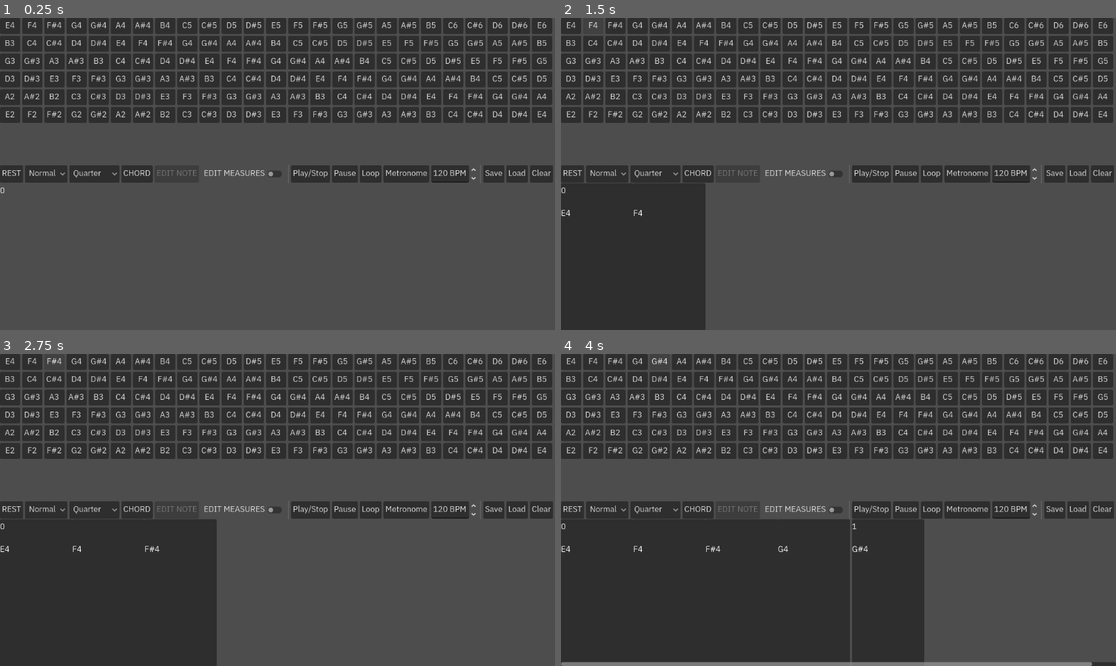
Above: before the commit, frames 1-4 (two rows, left to right).
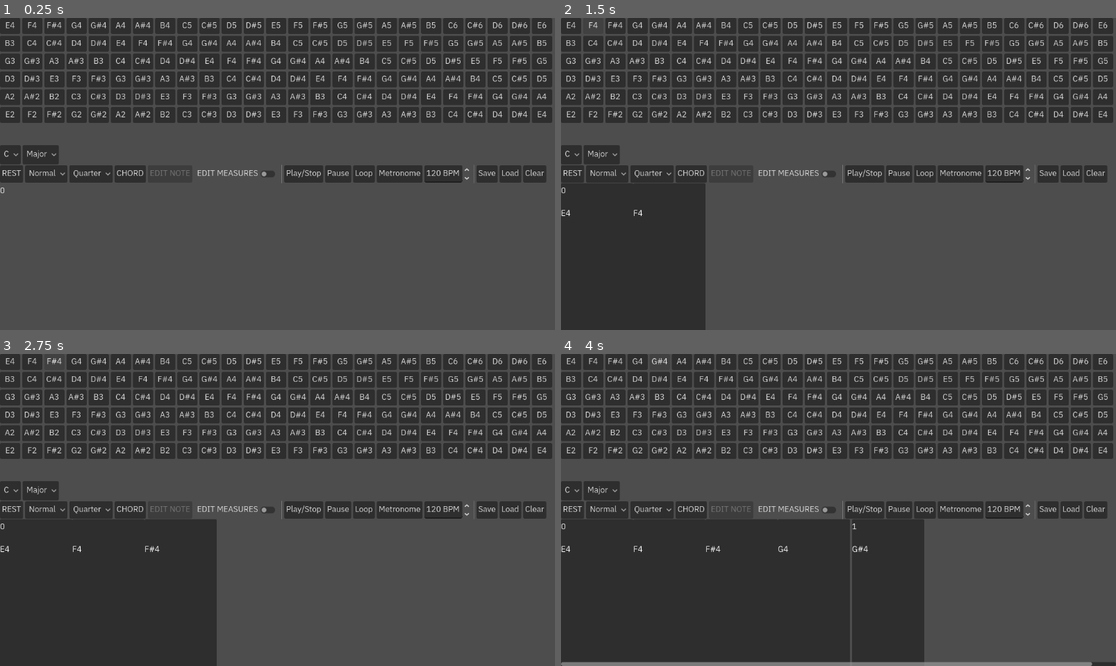
Above: after the commit, the same moments.

Repository: TetroTheo/GuitarMaster
Game: Godot game, scene res://test.tscn
Two runs of this game, one before a commit and one after it. Both use one fixed random seed, a clock stepped at 60 frames per second and the inputs below. Sound files missing from this copy of the repository are replaced by a short silence.
Inputs:
- Up to frame 1 (0.25 s): no input
- Up to frame 2 (1.5 s): click "E4" at 0.5 s; click "F4" at 1.25 s
- Up to frame 3 (2.75 s): click "F#4" at 2 s
- Up to frame 4 (4 s): click "G4" at 2.75 s; click "G#4" at 3.5 s

The runs differ from the first frame. In frame 1, 1.8% of the frame differs, in the area x 0-100%, y 40-54%; in frame 2, 1.8%; in frame 3, 1.8%; in frame 4, 1.8%.

Commit message:
fixed the issue where changing tempo mid-song would cause delays because the song position and stored position variables were not rescaled. also, changing one metronome value will fill the next metronome values, like a paint bucket! now, it's time to work on fixing the duplication script...

Diff:
--- a/communicator.gd
+++ b/communicator.gd
@@ -24,6 +24,25 @@
 var last_metronome_tick_position := 0.0
 var last_metronome_tick_duration := 0.0
 var metronome_on := false
+## I copied this over from the old script.
+## is it inconvenient? yes! but it works!
+## though, these should probably be made resources in the future.
+const interval_presets = [
+	[0, 2, 4, 5, 7, 9, 11], #major
+	[0, 2, 3, 5, 7, 8, 10], #minor
+	[0, 2, 4, 7, 9], #pent major
+	[0, 3, 5, 7, 10], # pent minor
+	[0, 2, 3, 5, 7, 9, 10], # dorian
+	[0, 1, 3, 5, 7, 8, 10], # phrygian
+	[0, 2, 4, 6, 7, 9, 11], # lydian
+	[0, 2, 4, 5, 7, 9, 10], # mixolydian
+	[0, 1, 3, 5, 6, 8, 10], # locrian
+	[0, 2, 3, 5, 7, 8, 11], # harmonic
+	[0, 2, 3, 5, 7, 9, 11], # melodic
+	[0, 1, 2, 3, 4, 5, 6, 7, 8, 9, 10, 11] # chromatic
+]
+var selected_interval_key := 0
+var selected_pitch_key := 0
 
 ## so that we can connect to the track, so that it will tell us when a measure is deleted
 func _ready() -> void:
@@ -239,7 +258,21 @@
 					stop_song()
 					break
 			## if we made it here, we're still playing! we should change the tempo!
+			## undo normalization
+			song_position *= 4 * 60.0 / BPM
+			last_song_note_position *= 4 * 60.0 / BPM
+			last_metronome_tick_position *= 4 * 60.0 / BPM
+			## will this help?
+			last_song_note_duration *= 4 * 60.0 / BPM
+			last_metronome_tick_duration *= 4 * 60.0 / BPM
 			BPM = song.measure_packages[song_measure_index].tempo
+			## re-scale all position variables that depended on the song position,
+			## as well as the song position itself
+			song_position /= 4 * 60.0 / BPM
+			last_song_note_position /= 4 * 60.0 / BPM
+			last_metronome_tick_position /= 4 * 60.0 / BPM
+			last_song_note_duration /= 4 * 60.0 / BPM
+			last_metronome_tick_duration /= 4 * 60.0 / BPM
 
 
 ## stops the song
@@ -309,3 +342,11 @@
 
 func _on_metronome_toggled(toggled_on: bool) -> void:
 	metronome_on = toggled_on
+
+
+func _on_pitch_key_item_selected(index: int) -> void:
+	selected_pitch_key = index
+
+
+func _on_interval_key_item_selected(index: int) -> void:
+	selected_interval_key = index
--- a/test-measure.gd
+++ b/test-measure.gd
@@ -16,12 +16,13 @@
 
 ## the sheet calls this when making a new measure, so that the new measure may
 ## bind all of its editing buttons directly to that sheet.
-func connect_editing_buttons(sheet):
+func connect_editing_buttons(sheet : Track):
 	$HBoxContainerLower/Delete.pressed.connect(sheet.on_delete.bind(self))
 	$HBoxContainerLower/Duplicate.pressed.connect(sheet.on_duplicate.bind(self))
 	$HBoxContainerUpper/Right.pressed.connect(sheet.on_move_right.bind(self))
 	$HBoxContainerUpper/Left.pressed.connect(sheet.on_move_left.bind(self))
 	$HBoxContainerLower/AddNote.pressed.connect(sheet.add_to.bind(self))
+	$HBoxContainerUpperRight/Tempo.value_changed.connect(sheet.change_tempo.bind(self))
 
 ## the measure cannot set its own, so it relies on this function
 func set_measure_number(n : int):
--- a/test-track.gd
+++ b/test-track.gd
@@ -68,16 +68,21 @@
 ## deletes the measure that sent this
 ## moves measures that come after it backwards by one.
 func on_delete(measure):
+	## for the communicator to update any buttons connected to this measure
 	measure_deleted.emit(measure)
 	for i in range(measure.measure_number, measures.get_child_count()):
 		measures.get_child(i).change_measure_number(-1)
-		measure.queue_free()
+	measure.queue_free()
 
 ## duplicates the measure that sent this signal, and inserts that measure right after where it was duplicated.
 ## it moves measures that come after forward by one.
 func on_duplicate(measure : Measure):
 	for i in range(measure.measure_number + 1, measures.get_child_count()):
 		measures.get_child(i).change_measure_number(+1)
+	## should we just create a new measure?
+	#var copy = create_new_measure()
+
+
 	var copy = measure.duplicate()
 	## some annoying extra duplication, because the resources are not duplicated properly!
 	var index := 0
@@ -124,7 +129,7 @@
 		song_pkg.measure_packages.append(measure_pkg)
 	return song_pkg
 
-## here's where the fun begins...
+## this works perfectly, somehow!
 func load_song(communicator : Node, song : SongPackage):
 	clear_song()
 	for measure in song.measure_packages:
@@ -141,3 +146,18 @@
 func clear_song():
 	for child in measures.get_children():
 		child.queue_free()
+	await get_tree().create_timer(0.1).timeout
+
+
+
+func change_tempo(value : float, measure : Measure):
+	print(measures.get_children())
+	var tempo_to_change : float
+	for i in range(measure.measure_number, measures.get_child_count()):
+		## think of this like a paint bucket tool, where we keep changing similar measures!
+		if i == 1:
+			tempo_to_change = measures.get_child(i).tempo
+		if i > 1 and not is_equal_approx(measures.get_child(i).tempo,tempo_to_change):
+			break
+		measures.get_child(i).tempo = value
+		measures.get_child(i).update_display()
--- a/test.tscn
+++ b/test.tscn
@@ -61,6 +61,7 @@
 [node name="Duration" type="OptionButton" parent="Communicator/Editing" unique_id=53274829]
 layout_mode = 2
 selected = 2
+fit_to_longest_item = false
 item_count = 5
 popup/item_0/text = "Whole"
 popup/item_0/id = 0
@@ -139,6 +140,71 @@
 [node name="DeleteFile" type="Button" parent="Communicator/Editing" unique_id=167129396]
 layout_mode = 2
 text = "Clear"
+
+[node name="KeyScale" type="HBoxContainer" parent="Communicator" unique_id=1197233772]
+offset_top = 264.0
+offset_right = 40.0
+offset_bottom = 304.0
+
+[node name="PitchKey" type="OptionButton" parent="Communicator/KeyScale" unique_id=1319975438]
+layout_mode = 2
+selected = 0
+fit_to_longest_item = false
+item_count = 12
+popup/item_0/text = "C"
+popup/item_0/id = 0
+popup/item_1/text = "C#"
+popup/item_1/id = 1
+popup/item_2/text = "D"
+popup/item_2/id = 2
+popup/item_3/text = "D#"
+popup/item_3/id = 3
+popup/item_4/text = "E"
+popup/item_4/id = 4
+popup/item_5/text = "F"
+popup/item_5/id = 5
+popup/item_6/text = "F#"
+popup/item_6/id = 6
+popup/item_7/text = "G"
+popup/item_7/id = 7
+popup/item_8/text = "G#"
+popup/item_8/id = 8
+popup/item_9/text = "A"
+popup/item_9/id = 9
+popup/item_10/text = "A#"
+popup/item_10/id = 10
+popup/item_11/text = "B"
+popup/item_11/id = 11
+
+[node name="IntervalKey" type="OptionButton" parent="Communicator/KeyScale" unique_id=1548130432]
+layout_mode = 2
+selected = 0
+fit_to_longest_item = false
+item_count = 12
+popup/item_0/text = "Major"
+popup/item_0/id = 0
+popup/item_1/text = "Minor"
+popup/item_1/id = 1
+popup/item_2/text = "Pentonic Major"
+popup/item_2/id = 2
+popup/item_3/text = "Pentonic Minor"
+popup/item_3/id = 3
+popup/item_4/text = "Dorian"
+popup/item_4/id = 4
+popup/item_5/text = "Phrygian"
+popup/item_5/id = 5
+popup/item_6/text = "Lydian"
+popup/item_6/id = 6
+popup/item_7/text = "Mixolydian"
+popup/item_7/id = 7
+popup/item_8/text = "Locrian"
+popup/item_8/id = 8
+popup/item_9/text = "Harmonic Minor"
+popup/item_9/id = 9
+popup/item_10/text = "Melodic Minor"
+popup/item_10/id = 10
+popup/item_11/text = "Chromatic"
+popup/item_11/id = 11
 
 [node name="Metronome" type="AudioStreamPlayer" parent="Communicator" unique_id=888726797]
 stream = ExtResource("4_ppyta")
@@ -173,5 +239,7 @@
 [connection signal="pressed" from="Communicator/Editing/SaveFile" to="Communicator" method="_on_save_file_pressed"]
 [connection signal="pressed" from="Communicator/Editing/LoadFile" to="Communicator" method="_on_load_file_pressed"]
 [connection signal="pressed" from="Communicator/Editing/DeleteFile" to="Communicator" method="_on_delete_file_pressed"]
+[connection signal="item_selected" from="Communicator/KeyScale/PitchKey" to="Communicator" method="_on_pitch_key_item_selected"]
+[connection signal="item_selected" from="Communicator/KeyScale/IntervalKey" to="Communicator" method="_on_interval_key_item_selected"]
 [connection signal="file_selected" from="Communicator/SaveFile" to="Communicator" method="_on_save_file_file_selected"]
 [connection signal="file_selected" from="Communicator/LoadFile" to="Communicator" method="_on_load_file_file_selected"]
Not shown: 6 places in Sparkle - 君の名は.tres that only renumber resources
